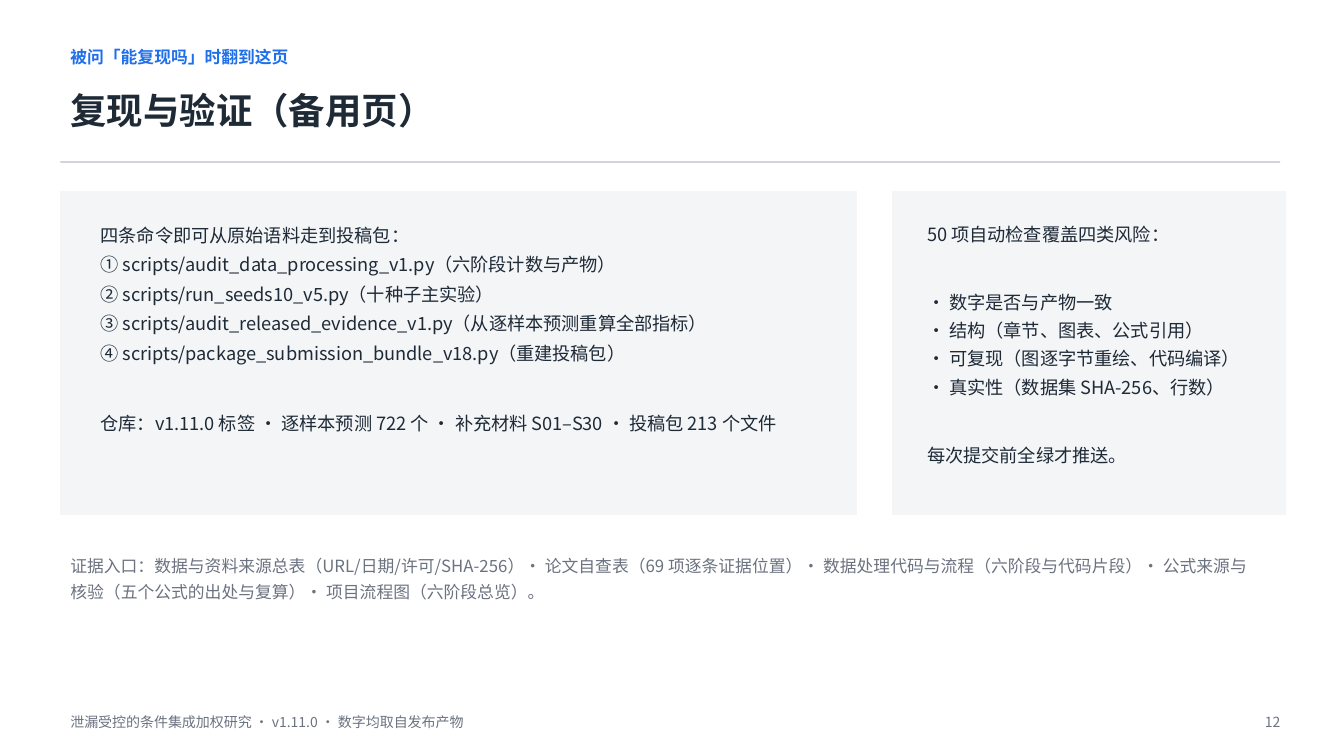
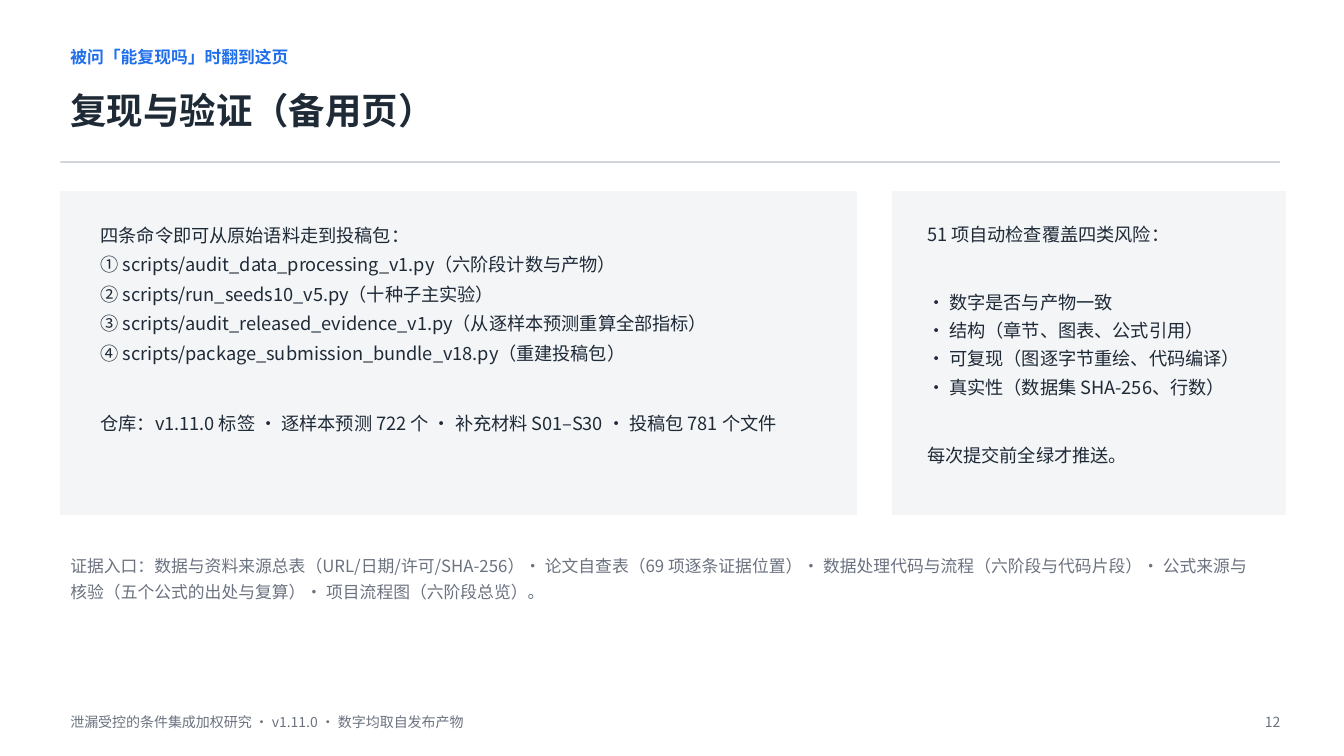
Before and after one commit to linran-muxue/leakage-controlled-nids-study, a slide deck: slide 12 of 重构版论文_v4_20260915/汇报用_论文介绍.pptx. Drawn at 1344x756 pixels with LibreOffice and Linux fonts; fonts in the diff are those of the drawing. Boxes give left, top, right and bottom in pixels: in the first picture for what was removed or moved away, otherwise in the second. Text is boxed around its words. In the diff, an @@ line names an element or a change of style, - is before the commit and + after.

```diff
--- a/重构版论文_v4_20260915/汇报用_论文介绍.pptx
+++ b/重构版论文_v4_20260915/汇报用_论文介绍.pptx
@@ text at (927,225,1169,243): text changed @@
-50 项自动检查覆盖四类风险：
+51 项自动检查覆盖四类风险：
@@ text at (101,414,777,432): text changed @@
-仓库：v1.11.0 标签 · 逐样本预测 722 个 · 补充材料 S01–S30 · 投稿包 213 个文件
+仓库：v1.11.0 标签 · 逐样本预测 722 个 · 补充材料 S01–S30 · 投稿包 781 个文件
```
Also in this commit, not shown: 2 other slides changed, 43 other files.
